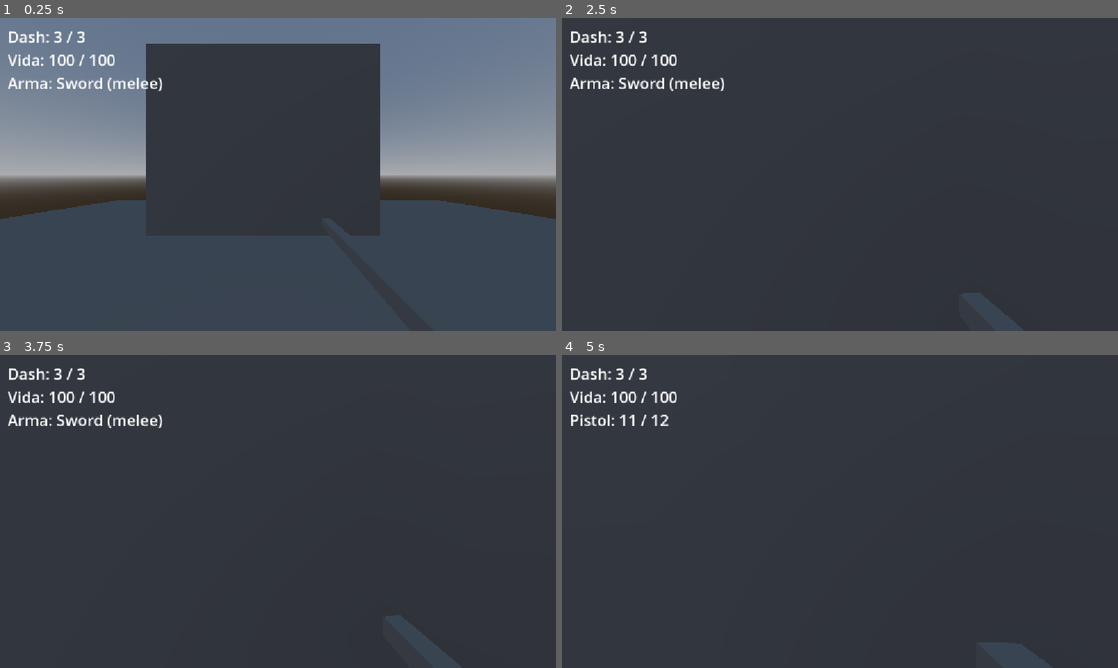
Above: before the commit, frames 1-4 (two rows, left to right).
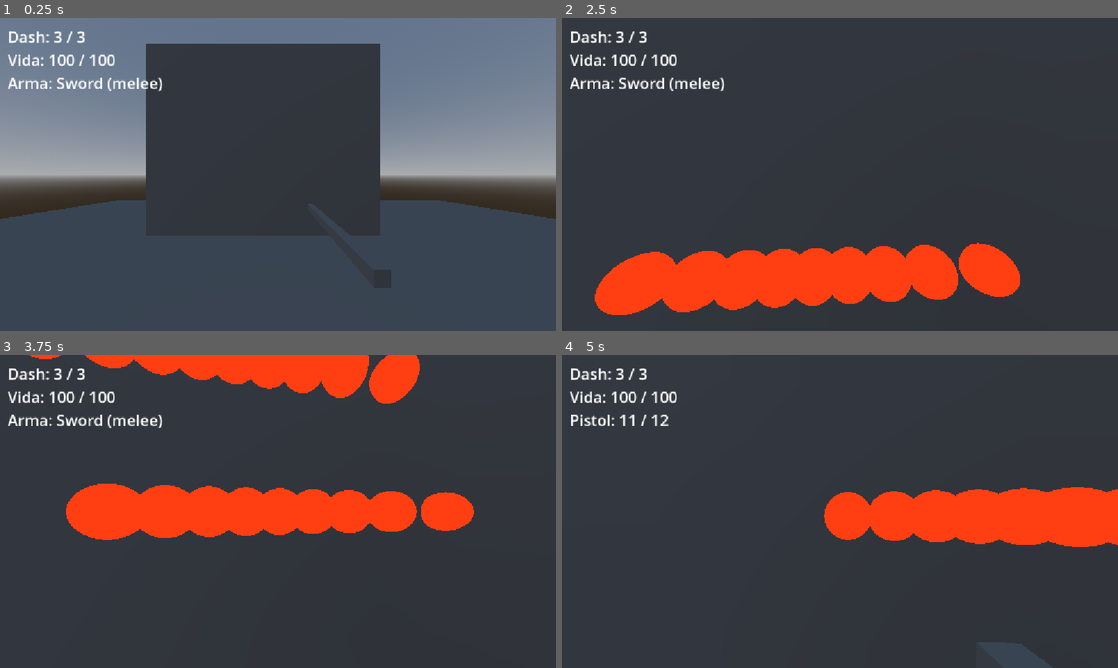
Above: after the commit, the same moments.

Repository: CodeCastersD20/Armagedon_CodeCasters
Game: Godot game, scene res://scenes/main.tscn
The game is run twice, just before and just after one commit, with the same random seed, the same clock (stepped at 60 frames per second) and the same inputs.
Inputs (mouse positions are in pixels of both pictures, inside the frame that each line leads up to):
- Up to frame 1 (0.25 s): no input
- Up to frame 2 (2.5 s): tap Enter at 0.5 s; move the mouse to (867, 174) at 0.52 s; press the mouse at (867, 174) at 0.53 s; hold W (move_forward) from 0.53 s (still down); tap Space (jump) at 0.77, 1.52, 2 s; move the mouse to (812, 174) at 1.27 s; release the mouse at (812, 174) at 1.28 s; click (812, 174) at 1.35 s; move the mouse to (851, 168) at 2.02 s; hold C (crouch) from 2.03 s (still down); click (851, 168) at 2.3 s
- Up to frame 3 (3.75 s): keep holding W (move_forward); move the mouse to (272, 517) at 2.77 s; release C (crouch) at 2.78 s; tap Shift (dash) at 2.85 s; tap Space (jump) at 3.02 s; click (272, 517) at 3.05 s; move the mouse to (316, 514) at 3.52 s; press the mouse at (316, 514) at 3.53 s; tap Ctrl (run_toggle) at 3.6 s
- Up to frame 4 (5 s): keep holding W (move_forward); tap Space (jump) at 3.77, 4.52 s; tap R (reload) at 4.15 s; move the mouse to (795, 508) at 4.27 s; release the mouse at (795, 508) at 4.28 s; tap Q (switch_weapon) at 4.35 s; click (795, 508) at 4.55 s

The runs differ from the first frame. In frame 2, 12% of the frame differs, in the area x 5-84%, y 71-100%; in frame 3, 15%, in the area x 5-86%, y 0-98%; in frame 4, 8.3%.

Commit message:
feat(weapons): espada con ataque en arco frontal, animacion cruzada y whoosh

Diff:
--- a/armagedon/data/weapons/sword.tres
+++ b/armagedon/data/weapons/sword.tres
@@ -1,5 +1,6 @@
 [gd_resource type="Resource" script_class="WeaponData" format=3 uid="uid://7txwl60gdnn2"]
 
+[ext_resource type="PackedScene" uid="uid://b0x1swordscene1" path="res://scenes/Weapons/sword.tscn" id="1_scene"]
 [ext_resource type="Script" uid="uid://g3xkb2ao6fsg" path="res://scripts/Weapons/weapon_data.gd" id="1_wdata"]
 
 [sub_resource type="BoxMesh" id="BoxMesh_sword"]
@@ -10,5 +11,8 @@
 display_name = "Sword"
 kind = 1
 damage = 35.0
+magazine_size = 0
+reload_seconds = 0.0
 attack_interval = 1.2
+weapon_scene = ExtResource("1_scene")
 mesh = SubResource("BoxMesh_sword")
--- /dev/null
+++ b/armagedon/scenes/Weapons/sword.tscn
@@ -0,0 +1,6 @@
+[gd_scene format=3 uid="uid://b0x1swordscene1"]
+
+[ext_resource type="Script" uid="uid://tpknob4tw6sa" path="res://scripts/Weapons/sword.gd" id="1_sword"]
+
+[node name="Sword" type="Node3D"]
+script = ExtResource("1_sword")
--- /dev/null
+++ b/armagedon/scripts/Weapons/sword.gd
@@ -0,0 +1,159 @@
+class_name Sword
+extends Weapon
+## Espada: arma melee inicial de Zahariel (GDD §6.1).
+## Lógica modular separada:
+## 1. Detección de daño (hit/raycasts del arco frontal limpio)
+## 2. Animación procedural del arma (Tween)
+## 3. Efecto visual independiente (Whoosh)
+
+signal hit_enemy(enemy: Object, hit_position: Vector3)
+
+@export var arc_angle_degrees: float = 90.0
+@export var arc_range: float = 2.5
+@export var ray_count: int = 9
+
+var _original_rotation: Vector3
+var _original_position: Vector3
+var _slash_tween: Tween
+var _slash_alternate: bool = false
+
+
+func _ready() -> void:
+	super._ready()
+	if _mesh_instance != null:
+		_mesh_instance.position.z = -0.45
+	_original_rotation = rotation
+	_original_position = position
+
+
+## Punto de entrada del ataque: dispara cada módulo por separado sin mezclarse
+func _perform_attack() -> void:
+	_slash_alternate = not _slash_alternate
+	_perform_combat_hit()
+	_play_weapon_animation(_slash_alternate)
+	_show_whoosh_effect(_slash_alternate)
+
+
+# ==============================================================================
+# MÓDULO 1: COMBATE Y DAÑO (HIT TOTALMENTE INDEPENDIENTE)
+# ==============================================================================
+func _perform_combat_hit() -> void:
+	var camera: Camera3D = get_viewport().get_camera_3d()
+	if camera == null:
+		return
+
+	var from: Vector3 = camera.global_position
+	var half_angle_rad: float = deg_to_rad(arc_angle_degrees * 0.5)
+	var step_angle: float = deg_to_rad(arc_angle_degrees) / float(maxi(ray_count - 1, 1))
+
+	var exclude: Array[RID] = []
+	var player := get_tree().get_first_node_in_group("player") as CollisionObject3D
+	if player != null:
+		exclude.append(player.get_rid())
+
+	var space_state := get_world_3d().direct_space_state
+	var hit_targets: Array[Object] = []
+
+	for i in range(ray_count):
+		var angle: float = -half_angle_rad + float(i) * step_angle
+		# Rayo proyectado en el plano horizontal de la vista del jugador
+		var dir: Vector3 = (-camera.global_basis.z).rotated(camera.global_basis.y, angle).normalized()
+		var to: Vector3 = from + dir * arc_range
+
+		var query := PhysicsRayQueryParameters3D.create(from, to, 0xFFFFFFFF, exclude)
+		var hit: Dictionary = space_state.intersect_ray(query)
+		if hit.is_empty():
+			continue
+
+		var collider: Object = hit["collider"]
+		# Dibujar la marca de impacto en cada punto del abanico que choque con una superficie
+		_spawn_impact(hit["position"], hit["normal"])
+
+		# El daño solo se aplica 1 vez por enemigo en este tajo
+		if collider != null and not hit_targets.has(collider):
+			hit_targets.append(collider)
+			if collider.has_method("take_damage"):
+				collider.call("take_damage", data.damage)
+			hit_enemy.emit(collider, hit["position"])
+			hit_target.emit(collider, hit["position"], hit["normal"])
+
+
+# ==============================================================================
+# MÓDULO 2: ANIMACIÓN PROCEDURAL DEL ARMA (VISUAL MODELO)
+# ==============================================================================
+func _play_weapon_animation(alternate: bool) -> void:
+	if _slash_tween != null and _slash_tween.is_valid():
+		_slash_tween.kill()
+
+	_slash_tween = create_tween()
+
+	if alternate:
+		# Swing 1: corte descendente diagonal /
+		_slash_tween.tween_property(self, "rotation:x", _original_rotation.x + deg_to_rad(30.0), 0.07)
+		_slash_tween.parallel().tween_property(self, "rotation:y", _original_rotation.y + deg_to_rad(35.0), 0.07)
+
+		_slash_tween.tween_property(self, "rotation:x", _original_rotation.x - deg_to_rad(55.0), 0.12).set_trans(Tween.TRANS_QUAD).set_ease(Tween.EASE_OUT)
+		_slash_tween.parallel().tween_property(self, "rotation:y", _original_rotation.y - deg_to_rad(65.0), 0.12)
+		_slash_tween.parallel().tween_property(self, "rotation:z", _original_rotation.z - deg_to_rad(30.0), 0.12)
+	else:
+		# Swing 2: corte descendente diagonal \
+		_slash_tween.tween_property(self, "rotation:x", _original_rotation.x + deg_to_rad(30.0), 0.07)
+		_slash_tween.parallel().tween_property(self, "rotation:y", _original_rotation.y - deg_to_rad(45.0), 0.07)
+
+		_slash_tween.tween_property(self, "rotation:x", _original_rotation.x - deg_to_rad(55.0), 0.12).set_trans(Tween.TRANS_QUAD).set_ease(Tween.EASE_OUT)
+		_slash_tween.parallel().tween_property(self, "rotation:y", _original_rotation.y + deg_to_rad(55.0), 0.12)
+		_slash_tween.parallel().tween_property(self, "rotation:z", _original_rotation.z + deg_to_rad(35.0), 0.12)
+
+	_slash_tween.tween_property(self, "rotation", _original_rotation, 0.4).set_trans(Tween.TRANS_SINE).set_ease(Tween.EASE_OUT)
+
+
+# ==============================================================================
+# MÓDULO 3: ESTELA DE CORTE (WHOOSH VISUAL EN PANTALLA)
+# ==============================================================================
+func _show_whoosh_effect(alternate: bool) -> void:
+	var camera: Camera3D = get_viewport().get_camera_3d()
+	if camera == null:
+		return
+
+	var im := ImmediateMesh.new()
+	var mat := StandardMaterial3D.new()
+	mat.shading_mode = BaseMaterial3D.SHADING_MODE_UNSHADED
+	mat.cull_mode = BaseMaterial3D.CULL_DISABLED
+	mat.transparency = BaseMaterial3D.TRANSPARENCY_ALPHA
+	mat.albedo_color = Color(0.9, 0.95, 1.0, 0.85)
+
+	var half_angle: float = deg_to_rad(arc_angle_degrees * 0.5)
+	var steps: int = 16
+
+	im.surface_begin(Mesh.PRIMITIVE_TRIANGLE_STRIP, mat)
+	for i in range(steps + 1):
+		var t: float = float(i) / float(steps)
+		var angle: float
+		var y: float
+
+		if alternate:
+			# Diagonal /
+			angle = half_angle - t * deg_to_rad(arc_angle_degrees)
+			y = 0.18 - t * 0.42
+		else:
+			# Diagonal \
+			angle = -half_angle + t * deg_to_rad(arc_angle_degrees)
+			y = 0.18 - t * 0.42
+
+		var x: float = sin(angle)
+		var z: float = -cos(angle)
+
+		im.surface_add_vertex(Vector3(x * 0.5, y * 0.5, z * 0.7))
+		im.surface_add_vertex(Vector3(x * 1.1, y * 1.1, z * 1.3))
+	im.surface_end()
+
+	var node := MeshInstance3D.new()
+	node.mesh = im
+	node.cast_shadow = GeometryInstance3D.SHADOW_CASTING_SETTING_OFF
+	camera.add_child(node)
+	node.position = Vector3(0.0, -0.05, 0.0)
+	node.rotation = Vector3.ZERO
+
+	var tw := node.create_tween()
+	tw.tween_property(mat, "albedo_color:a", 0.0, 0.2)
+	tw.tween_callback(node.queue_free)
--- a/armagedon/scripts/Weapons/weapon.gd
+++ b/armagedon/scripts/Weapons/weapon.gd
@@ -142,6 +142,9 @@
 
 
 func _spawn_impact(pos: Vector3, normal: Vector3) -> void:
+	var scene := get_tree().current_scene
+	if scene == null:
+		return
 	var sphere := SphereMesh.new()
 	sphere.radius = 0.05
 	sphere.height = 0.1
@@ -152,6 +155,6 @@
 	var node := MeshInstance3D.new()
 	node.mesh = sphere
 	node.top_level = true
-	get_tree().current_scene.add_child(node)
+	scene.add_child(node)
 	node.global_position = pos + normal * 0.02
 	get_tree().create_timer(IMPACT_DURATION).timeout.connect(node.queue_free)
Not shown, added: armagedon/scripts/Weapons/sword.gd.uid
Not shown, changed: AGENTS.md
